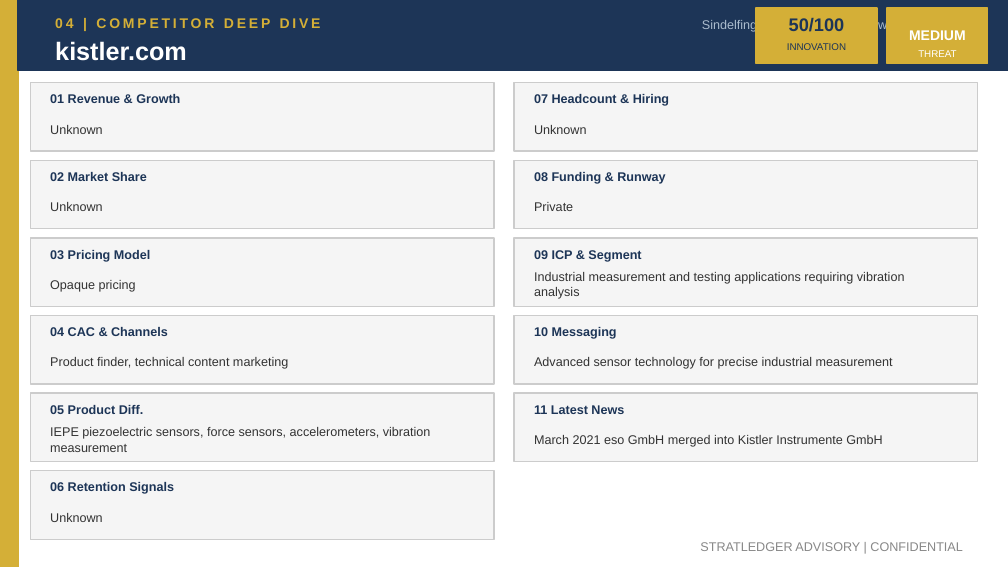
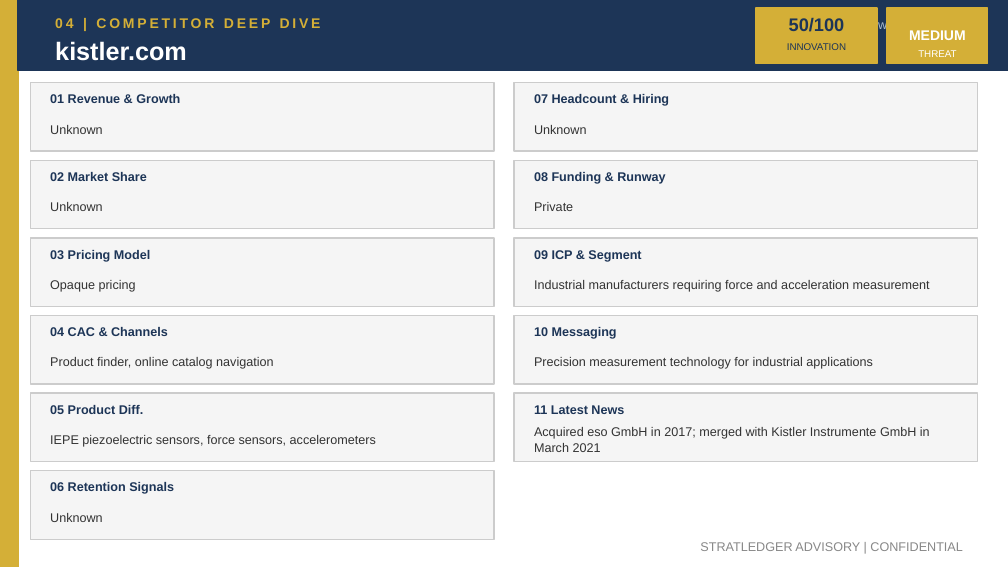
Before and after one commit to apexmakeshop-dot/droplet-commands, a slide deck: slide 7 of mesh_bioplastics_CI_Report.pptx. Drawn at 1008x567 pixels with LibreOffice and Linux fonts; fonts in the diff are those of the drawing. Boxes give left, top, right and bottom in pixels: in the first picture for what was removed or moved away, otherwise in the second. Text is boxed around its words. In the diff, an @@ line names an element or a change of style, - is before the commit and + after.

```diff
--- a/mesh_bioplastics_CI_Report.pptx
+++ b/mesh_bioplastics_CI_Report.pptx
@@ text at (x1=778, y1=19, x2=967, y2=32): text changed @@
-Sindelfingen, Germany | https://www.kistler.com
+Unknown | https://www.kistler.com
@@ text at (x1=534, y1=280, x2=930, y2=292): text changed @@
-Industrial measurement and testing applications requiring vibration analysis
+Industrial manufacturers requiring force and acceleration measurement
@@ text at (x1=50, y1=357, x2=273, y2=369): text changed @@
-Product finder, technical content marketing
+Product finder, online catalog navigation
@@ text at (x1=534, y1=357, x2=873, y2=369): text changed @@
-Advanced sensor technology for precise industrial measurement
+Precision measurement technology for industrial applications
@@ text at (x1=50, y1=435, x2=376, y2=447): text changed @@
-IEPE piezoelectric sensors, force sensors, accelerometers, vibration measurement
+IEPE piezoelectric sensors, force sensors, accelerometers
@@ text at (x1=534, y1=427, x2=930, y2=452): text changed @@
-March 2021 eso GmbH merged into Kistler Instrumente GmbH
+Acquired eso GmbH in 2017; merged with Kistler Instrumente GmbH in March 2021
```
Also in this commit, not shown: 4 other slides changed.
